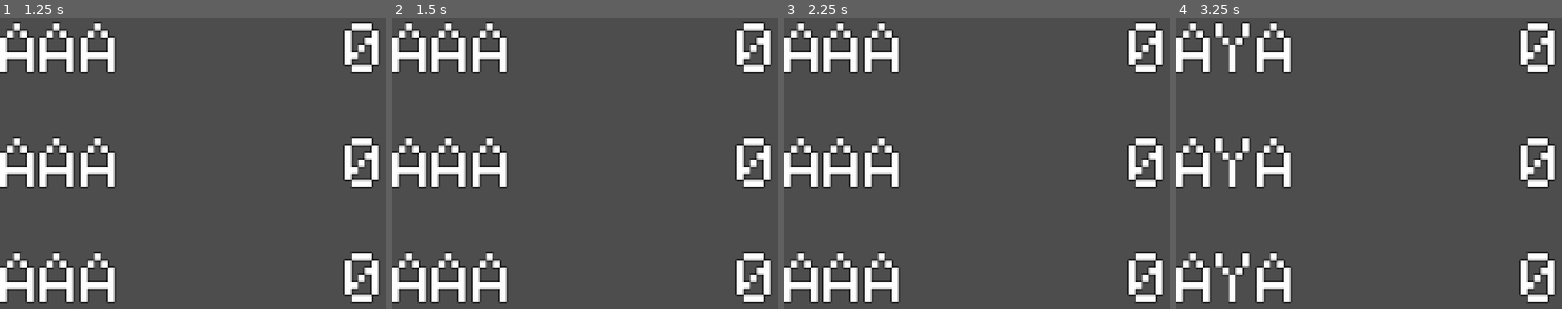
Above: before the commit, frames 1-4 (left to right).
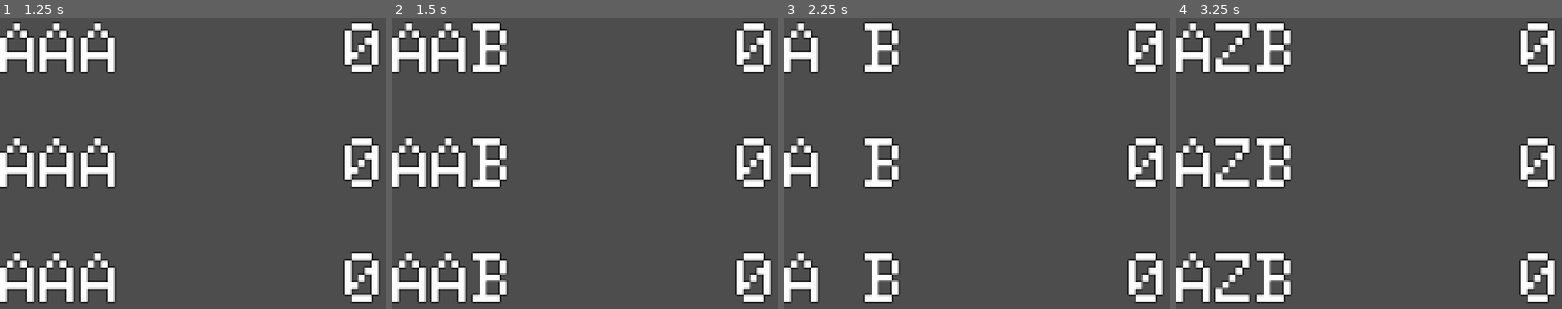
Above: after the commit, the same moments.

Repository: eagle-eye-scouter/GGJ_BubbleBlowing
Game: Godot game, scene res://scenes/scoreboard.tscn
Two runs of this game, one before a commit and one after it. Both use one fixed random seed, a clock stepped at 60 frames per second and the inputs below. This scene is started directly instead of the project's main scene.
Inputs:
- Up to frame 1 (1.25 s): tap Enter (ui_accept) at 0.5 s; hold Right (ui_right) from 0.53 s (still down); hold Enter (ui_accept) from 0.53 s (still down)
- Up to frame 2 (1.5 s): release Right (ui_right) at 1.28 s; release Enter (ui_accept) at 1.28 s; hold Down (ui_down) from 1.28 s (still down); tap Space (player_breath) at 1.35 s
- Up to frame 3 (2.25 s): tap Enter (ui_accept) at 1.52, 1.55, 1.82, 2 s; release Down (ui_down) at 2.03 s; hold Right (ui_right) from 2.03 s (still down); hold Enter (ui_accept) from 2.03 s (still down)
- Up to frame 4 (3.25 s): release Right (ui_right) at 2.78 s; release Enter (ui_accept) at 2.78 s; hold Up (ui_up) from 2.78 s (still down); tap Space (player_breath) at 2.85 s; tap Enter (ui_accept) at 3.02, 3.05 s

Frame 1 is identical in both runs. In frame 2, 3.5% of the frame differs, in the area x 20-30%, y 1-99%; in frame 3, 6.3%, in the area x 9-30%, y 1-99%; in frame 4, 5.8%.

Commit message:
Adjusted letter flash

Diff:
--- a/scenes/score_entry.tscn
+++ b/scenes/score_entry.tscn
@@ -20,3 +20,9 @@
 text = "SCORE"
 label_settings = ExtResource("2_1ht85")
 metadata/_edit_use_anchors_ = true
+
+[node name="Timer" type="Timer" parent="."]
+wait_time = 0.75
+autostart = true
+
+[connection signal="timeout" from="Timer" to="." method="_on_timer_timeout"]
--- a/scripts/score_entry.gd
+++ b/scripts/score_entry.gd
@@ -4,7 +4,7 @@
 const ALPHABET = "ABCDEFGHIJKLMNOPQRSTUVWXYZ"
 const NAME_LENGTH = 3
 
-# Components being display
+# Components being displayed
 @export var p_name: Label
 @export var p_score: Label
 
@@ -13,14 +13,19 @@
 # Current letter in the alphabet being selected
 var alphabet_pos = 0
 
+# Selection flash
+var is_showing = true
+var flash_timer: Timer
+
 # Set the references to the labels and their default values
-func _ready() -> void:
+func _ready():
 	p_name = $Name
 	p_score = $Score
+	flash_timer = $Timer
 	update_name("AAA")
 	update_score(000000)
 
-func _input(event: InputEvent) -> void:
+func _input(event: InputEvent):
 	if (event.is_action_pressed("ui_down")): # Next letter
 		change_letter(1)
 	elif (event.is_action_pressed("ui_up")): # Previous letter
@@ -33,20 +38,48 @@
 		if (name_pos != NAME_LENGTH-1): # Not selected last letter
 			change_name(1)
 		else: # Confirming last letter
-			pass
+			flash_timer.stop()
+			toggle_letter(true)
 
 # Calculates new alphabet index when selecting letters
 func change_letter(dir: int):
+	# Restore the current letter
+	toggle_letter(true)
+	# Reset flash timer
+	flash_timer.start()
+	# Switch selected letter to new letter
 	alphabet_pos = (alphabet_pos + dir) % ALPHABET.length()
 	p_name.text[name_pos] = ALPHABET[alphabet_pos]
 
 # Calculates new letter index in the name
 func change_name(dir: int):
+	# Restore the current letter
+	toggle_letter(true)
+	# Reset flash timer
+	flash_timer.start()
+	# Switch selected letter to existing letter
 	name_pos = (name_pos + dir) % NAME_LENGTH
-	alphabet_pos = ALPHABET.find(p_name.text.chr(name_pos))
+	alphabet_pos = ALPHABET.find(p_name.text[name_pos])
+	# Flash to show that the letter is being selected
+	toggle_letter(false)
 
+# Update the display for the name
 func update_name(new_name: String):
 	p_name.text = new_name
 
+# Update the display for the score
 func update_score(new_score: int):
 	p_score.text = str(new_score)
+
+func _on_timer_timeout():
+	is_showing = !is_showing
+	toggle_letter(is_showing)
+
+func toggle_letter(show):
+	if (show):
+		p_name.text[name_pos] = ALPHABET[alphabet_pos]
+	else:
+		p_name.text[name_pos] = " "
+
+	# Toggle display status
+	is_showing = show
Not shown: 1 places in scenes/scoreboard.tscn that only renumber resources
